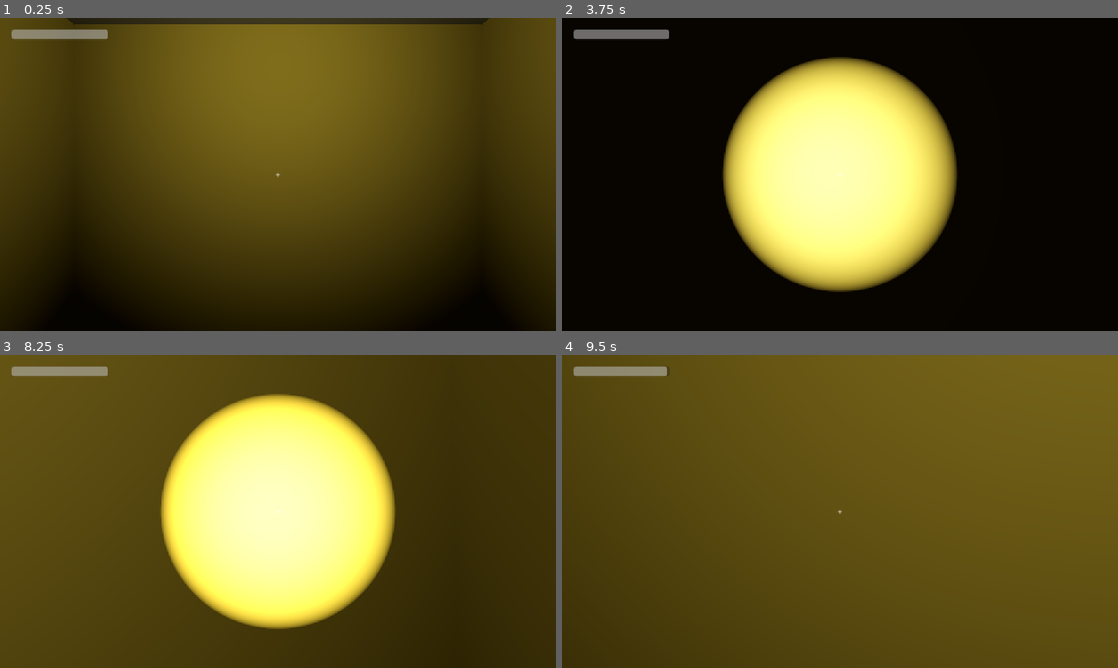
Above: before the commit, frames 1-4 (two rows, left to right).
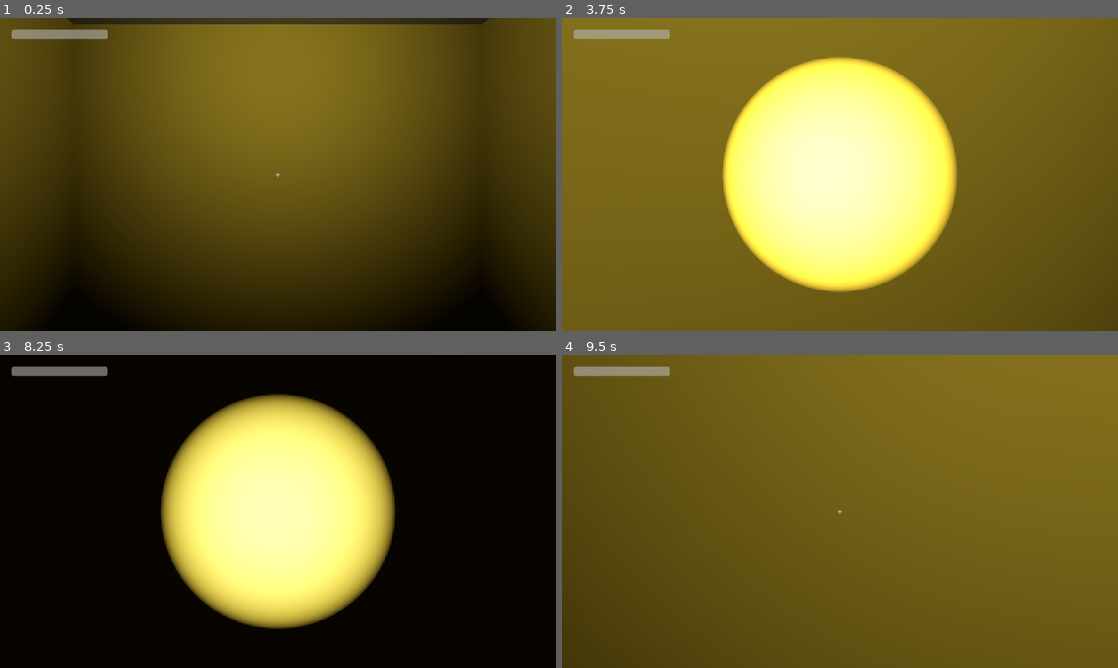
Above: after the commit, the same moments.

Repository: Aenopix/backrooms
Game: Godot game, scene res://scenes/Main.tscn
Two runs of this game, one before a commit and one after it. Both use one fixed random seed, a clock stepped at 60 frames per second and the inputs below.
Inputs (mouse positions are in pixels of both pictures, inside the frame that each line leads up to):
- Up to frame 1 (0.25 s): no input
- Up to frame 2 (3.75 s): tap Enter at 0.5, 2.75 s; move the mouse to (867, 174) at 0.52 s; hold W from 0.53 s (still down); tap F every 0.75 s from 0.6 to 3.6 s; tap Space at 1.25 s; move the mouse to (812, 174) at 1.27 s; move the mouse to (851, 168) at 2.02 s; move the mouse to (834, 180) at 2.77 s; move the mouse to (878, 177) at 3.52 s
- Up to frame 3 (8.25 s): move the mouse to (233, 508) at 4.27 s; tap F every 0.75 s from 4.35 to 8.1 s; tap Space at 5, 6.5 s; move the mouse to (283, 511) at 5.02 s; tap Enter at 5.75 s; move the mouse to (255, 505) at 5.77 s; release W at 5.78 s; hold D 5.78-6.53 s; move the mouse to (305, 511) at 6.52 s; hold W from 6.53 s (still down); move the mouse to (250, 511) at 7.27 s; move the mouse to (289, 505) at 8.02 s
- Up to frame 4 (9.5 s): move the mouse to (834, 517) at 8.77 s; release W at 8.78 s; hold A from 8.78 s (still down); tap F at 8.85 s

The runs differ from the first frame. In frame 2, 94% of the frame differs, in the area x 0-100%, y 0-100%; in frame 3, 85%; in frame 4, less than 0.1%.

Commit message:
Replace continuous random flicker with steady/burst state machine
Lights previously rolled a new random brightness every 0.05-0.6s
nonstop, which read as a smooth random wobble rather than real tube
flicker. Lights now hold steady most of the time and periodically
stutter through a quick burst of rapid on/off blinks before settling
back down, matching how a dying fluorescent tube actually behaves.
The existing per-sample hum amplitude smoothing means the hum now
crackles along with each blink for free, no separate audio logic
needed.

Co-Authored-By: Claude Sonnet 5 <noreply@anthropic.com>

Diff:
--- a/scripts/flicker_light.gd
+++ b/scripts/flicker_light.gd
@@ -1,16 +1,28 @@
 @tool
 extends OmniLight3D
-## Randomized fluorescent flicker + a procedurally generated low buzz hum.
+## Fluorescent tube behavior: holds steady, then periodically stutters through a
+## quick burst of rapid on/off blinks before settling back down, plus a
+## procedurally generated low buzz hum that tracks brightness.
 ## Attach to an OmniLight3D that already has an AudioStreamPlayer3D child named "HumPlayer".
 
 @export var base_energy := 0.5
+## Brightness jitter applied to each "on" blink within a burst.
 @export var flicker_intensity := 0.2
-@export var min_flicker_interval := 0.05
-@export var max_flicker_interval := 0.6
+## How long the light holds steady between bursts.
+@export var min_steady_time := 4.0
+@export var max_steady_time := 10.0
+## How many on/off blink pairs happen during a single burst.
+@export var min_burst_blinks := 2
+@export var max_burst_blinks := 5
+## How long each individual blink within a burst lasts.
+@export var min_blink_interval := 0.03
+@export var max_blink_interval := 0.09
 @export var hum_frequency := 160.0
 
 @onready var hum_player: AudioStreamPlayer3D = $HumPlayer
 @onready var panel: MeshInstance3D = $LightPanel
+
+enum _FlickerState { STEADY, BURSTING }
 
 const _MIX_RATE := 22050.0
 const _PANEL_EMISSION_SCALE := 2.5
@@ -26,10 +38,12 @@
 ## instead of phase-locking into one louder tone when they overlap.
 const _HUM_FREQUENCY_JITTER := 5.0
 
-var _flicker_timer := 0.0
+var _flicker_enabled := true
+var _flicker_state := _FlickerState.STEADY
+var _state_timer := 0.0
+var _blinks_remaining := 0
 var _playback: AudioStreamGeneratorPlayback
 var _phase := 0.0
-var _flicker_enabled := true
 var _hum_volume := 1.0
 var _hum_fade_time_left := -1.0
 var _current_amplitude := 0.0
@@ -40,6 +54,7 @@
 	if Engine.is_editor_hint():
 		return
 	hum_frequency += randf_range(-_HUM_FREQUENCY_JITTER, _HUM_FREQUENCY_JITTER)
+	_state_timer = randf_range(min_steady_time, max_steady_time)
 	add_to_group("room_lights")
 	_start_hum()
 	GameManager.game_won.connect(_on_game_won)
@@ -57,14 +72,9 @@
 	if Engine.is_editor_hint():
 		return
 	if _flicker_enabled:
-		_flicker_timer -= delta
-		if _flicker_timer <= 0.0:
-			_flicker_timer = randf_range(min_flicker_interval, max_flicker_interval)
-			if randf() < 0.15:
-				light_energy = 0.0
-			else:
-				light_energy = base_energy + randf_range(-flicker_intensity, flicker_intensity)
-			_sync_panel()
+		_state_timer -= delta
+		if _state_timer <= 0.0:
+			_advance_flicker_state()
 	if _hum_fade_time_left >= 0.0:
 		_hum_fade_time_left -= delta
 		_hum_volume = clamp(_hum_fade_time_left / _HUM_FADE_TIME, 0.0, 1.0)
@@ -76,6 +86,34 @@
 			return
 	if _playback:
 		_fill_buffer()
+
+## Steady tubes occasionally stutter through a burst of rapid blinks, then
+## settle back to steady — closer to how a dying fluorescent tube behaves
+## than a continuous random wobble.
+func _advance_flicker_state() -> void:
+	match _flicker_state:
+		_FlickerState.STEADY:
+			_flicker_state = _FlickerState.BURSTING
+			_blinks_remaining = randi_range(min_burst_blinks, max_burst_blinks) * 2
+			_apply_next_blink()
+		_FlickerState.BURSTING:
+			_blinks_remaining -= 1
+			if _blinks_remaining <= 0:
+				_flicker_state = _FlickerState.STEADY
+				light_energy = base_energy
+				_sync_panel()
+				_state_timer = randf_range(min_steady_time, max_steady_time)
+			else:
+				_apply_next_blink()
+
+## Toggles between dark and lit; called once per blink within a burst.
+func _apply_next_blink() -> void:
+	if light_energy > 0.0:
+		light_energy = 0.0
+	else:
+		light_energy = base_energy + randf_range(-flicker_intensity, flicker_intensity)
+	_sync_panel()
+	_state_timer = randf_range(min_blink_interval, max_blink_interval)
 
 func _fill_buffer() -> void:
 	var to_fill := _playback.get_frames_available()
